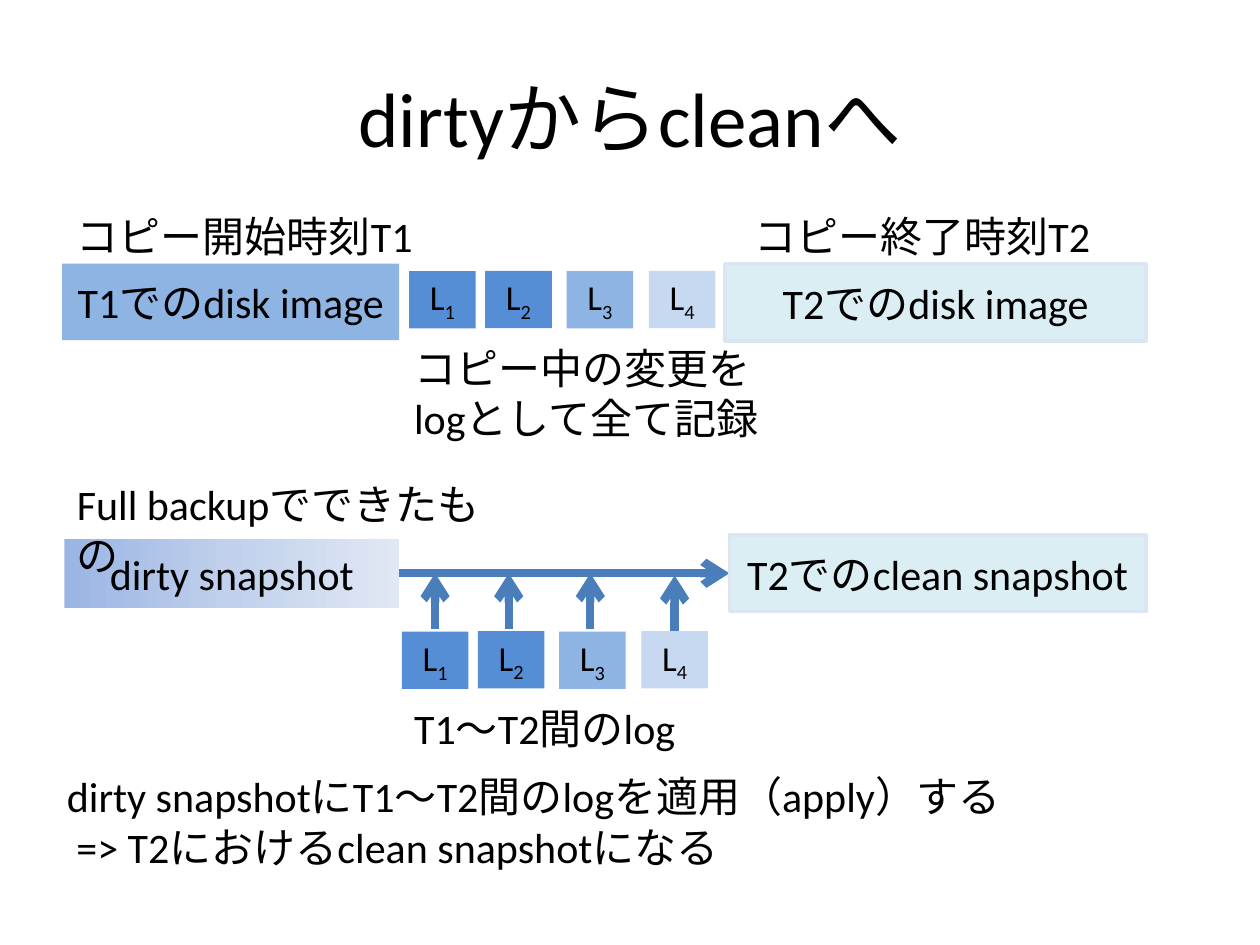
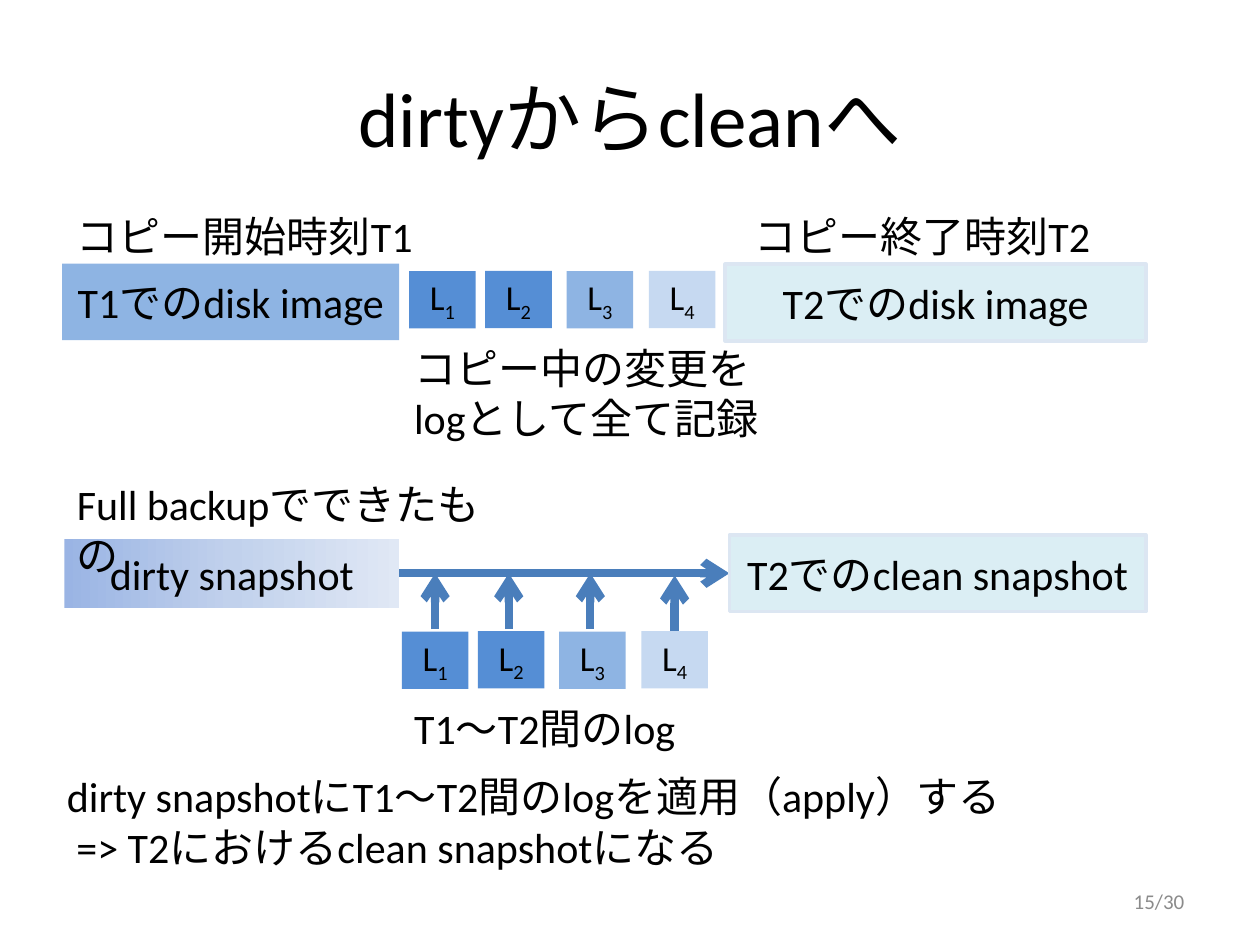
Before and after one commit to walb-linux/walb-tools, a slide deck: slide 15 of doc/walb-is-hard.pptx (slide 13 before the commit). Drawn at 1260x945 pixels with LibreOffice and Linux fonts; fonts in the diff are those of the drawing. Boxes give left, top, right and bottom in pixels: in the first picture for what was removed or moved away, otherwise in the second. Text is boxed around its words. In the diff, an @@ line names an element or a change of style, - is before the commit and + after.

```diff
--- a/doc/walb-is-hard.pptx
+++ b/doc/walb-is-hard.pptx
@@ page number added at bbox=[1134, 894, 1185, 910], 12 pt, text #8C8C8C @@
+15/30
```
Also in this commit, not shown: 26 other slides changed, 3 slides added.
